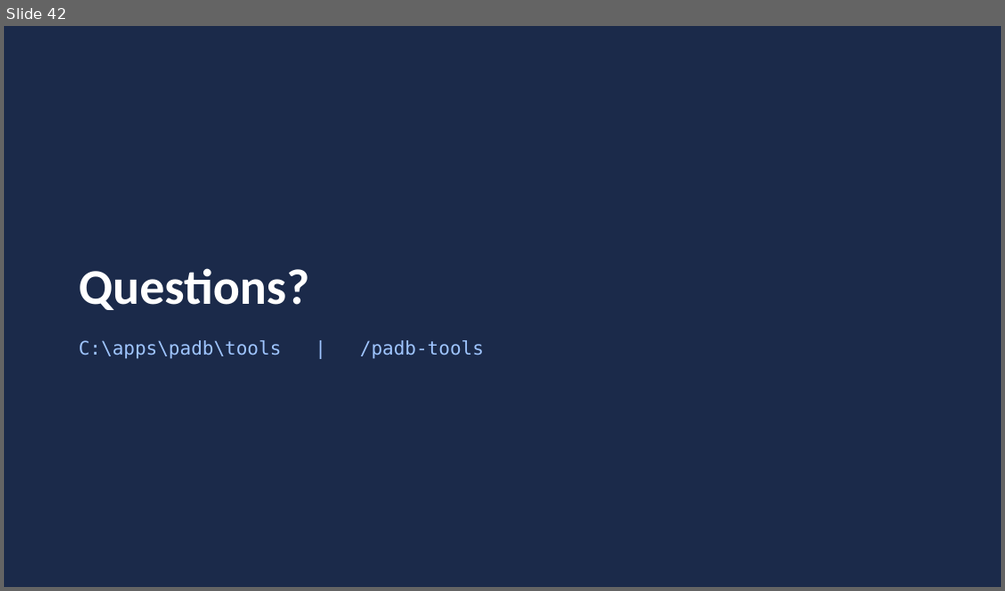
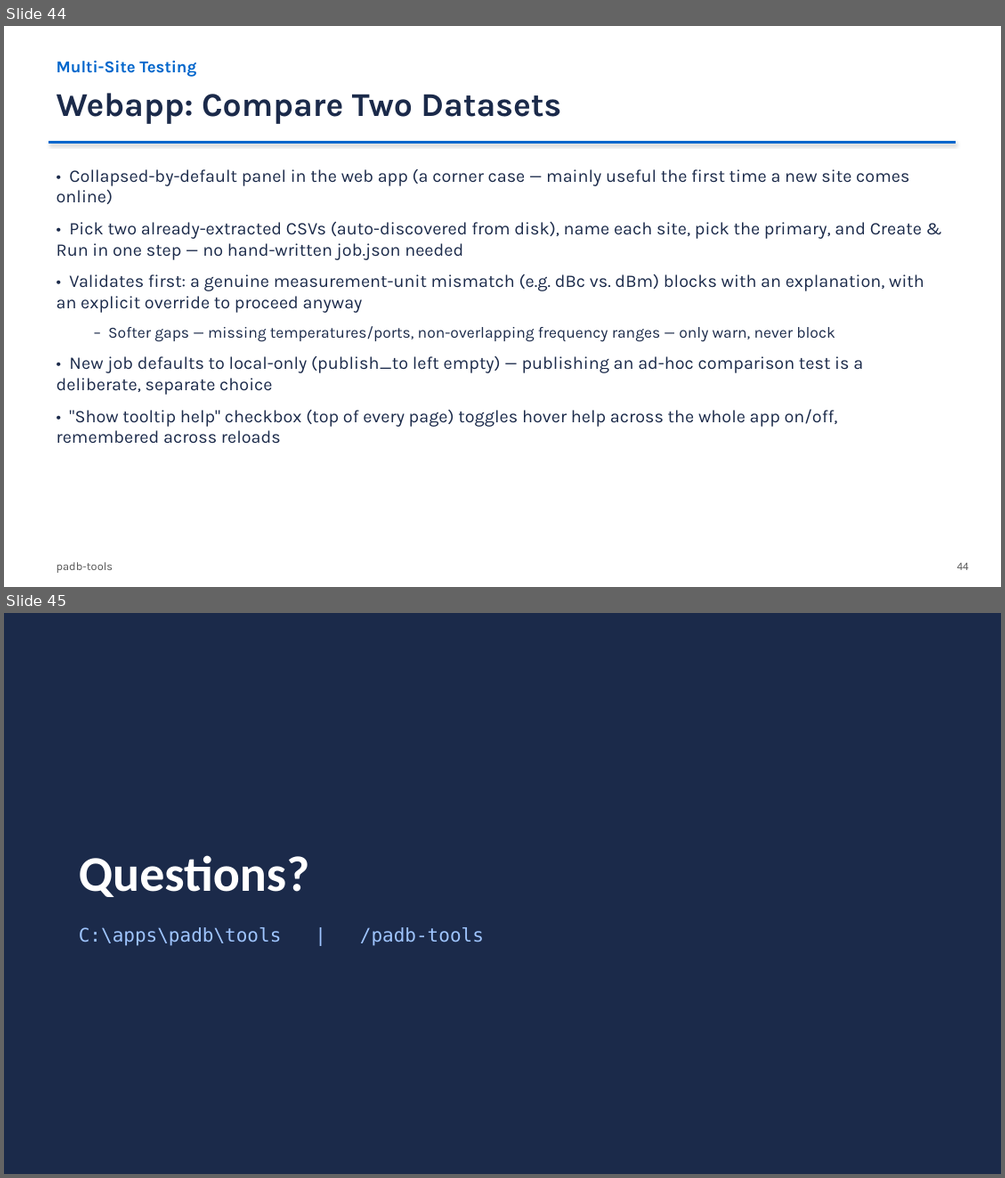
Before and after one commit to damurray/padb-tools, a slide deck: PADB_Simple_and_Interactive.pptx. Shown one above the other, each under a label of ours: slide 42 before the commit, slides 44 and 45 after it. The pictures are 1005x591 and 1005x1178 pixels, drawn with LibreOffice and Linux fonts; fonts in the diff are those of the drawing. Boxes give left, top, right and bottom in pixels: in the first picture for what was removed or moved away, otherwise in the second. Text is boxed around its words. In the diff, an @@ line names an element or a change of style, - is before the commit and + after.

```diff
--- a/PADB_Simple_and_Interactive.pptx
+++ b/PADB_Simple_and_Interactive.pptx
@@ slide 44 added at [4,26,1001,587], background #FFFFFF @@
@@ text added at [57,60,196,77], 16 pt, text #0066CC, bold @@
+Multi-Site Testing
@@ text added at [57,93,561,124], 32 pt, text #1B2A4A, bold @@
+Webapp: Compare Two Datasets
@@ line added from (48, 142) to (956, 142), #0066CC 2.25 pt @@
@@ text added at [57,169,924,443], 17 pt, text #1B2A4A @@
+• Collapsed-by-default panel in the web app (a corner case — mainly useful the first time a new site comes online)
+• Pick two already-extracted CSVs (auto-discovered from disk), name each site, pick the primary, and Create & Run in one step — no hand-written job.json needed
+• Validates first: a genuine measurement-unit mismatch (e.g. dBc vs. dBm) blocks with an explanation, with an explicit override to proceed anyway
+  – Softer gaps — missing temperatures/ports, non-overlapping frequency ranges — only warn, never block
+• New job defaults to local-only (publish_to left empty) — publishing an ad-hoc comparison test is a deliberate, separate choice
+• "Show tooltip help" checkbox (top of every page) toggles hover help across the whole app on/off, remembered across reloads
@@ text added at [57,562,113,572], 11 pt, text #555555 @@
+padb-tools
@@ text added at [957,563,969,570], 11 pt, text #555555 @@
+44
@@ what was slide 42 is now slide 45 @@
```
Also in this commit, not shown: 1 slide changed, 2 other slides added, 13 other files.
